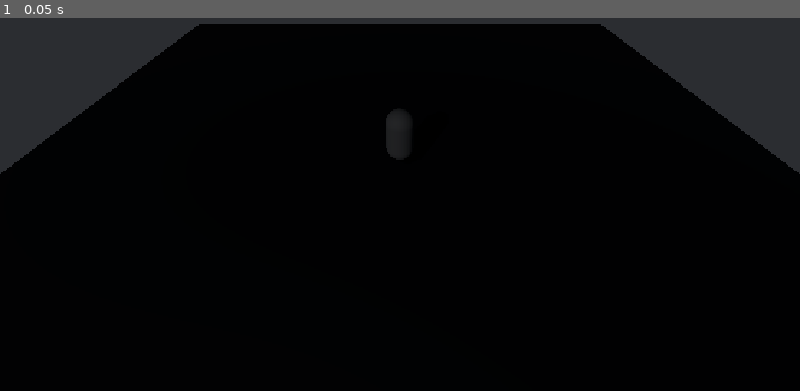
Above: before the commit, frame 1.
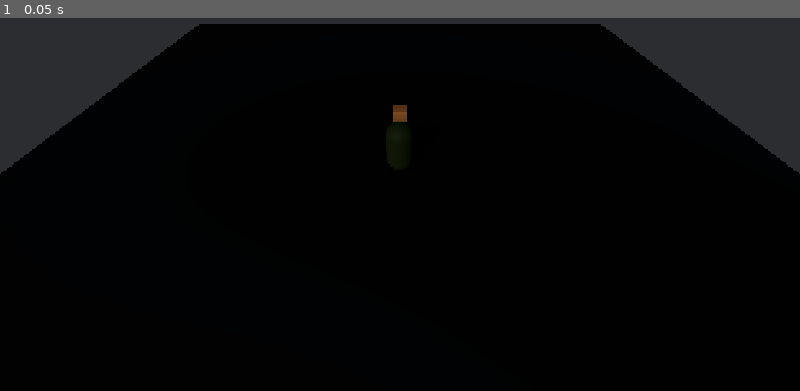
Above: after the commit, the same moment.

Repository: SofiaRubiano10/Zombivors_4to
Game: Godot game, scene res://zonas/zona_a.tscn
The game is run twice, just before and just after one commit, with the same random seed, the same clock (stepped at 60 frames per second) and the same inputs. This scene is started directly instead of the project's main scene.
Inputs:
- Up to frame 1 (0.05 s): no input

The runs differ from the first frame. In frame 1, 0.3% of the frame differs, in the area x 48-52%, y 23-38%.

Commit message:
Tarea C nivel 1: Cono de luz calida del zombi

Diff:
--- /dev/null
+++ b/scripts/luz_jugador.gd
@@ -0,0 +1,21 @@
+class_name LuzJugador
+extends SpotLight3D
+
+# En Zombivors es el cono cálido de visión del zombi hacia adelante
+@export var rango: float = 5.0 # Metros: alcance del cono de visión del concepto
+@export var altura: float = 1.2 # Metros sobre los pies del zombi
+
+func _ready() -> void:
+	position = Vector3(0.0, altura, 0.0)
+	spot_range = rango
+	spot_attenuation = 2.0 # Exponente 2 que modela la caída física 1/d^2
+	spot_angle = 35.0 # Apertura del cono hacia adelante (-Z)
+	light_color = Color("#D4A373") # Tono cálido de nuestra paleta
+	light_energy = 2.5 # Calculado: 0.1 * 5^2 = 2.5 para llegar con 0.1 a 5 m
+
+	# Prueba rápida de la función pura en consola:
+	print("--- Tarea C Nivel 1 (Juan Diego): LuzJugador y Atenuación 1/d^2 ---")
+	print("Atenuación a 1m: ", atenuacion(1.0), " | a 2m: ", atenuacion(2.0), " | a 4m: ", atenuacion(4.0))
+
+static func atenuacion(d: float, exponente: float = 2.0) -> float:
+	return 1.0 / pow(maxf(d, 0.0001), exponente)
--- a/zonas/zona_a.tscn
+++ b/zonas/zona_a.tscn
@@ -3,6 +3,7 @@
 [ext_resource type="Script" path="res://scripts/sistema_sol.gd" id="1_sistemasol"]
 [ext_resource type="Script" path="res://scripts/ciclo_dia.gd" id="2_ciclodia"]
 [ext_resource type="Script" path="res://scripts/fotometro.gd" id="3_fotometro"]
+[ext_resource type="Script" path="res://scripts/luz_jugador.gd" id="4_luzjugador"]
 
 [sub_resource type="Environment" id="Environment_1"]
 background_mode = 1
@@ -22,7 +23,20 @@
 material = SubResource("StandardMaterial3D_suelo")
 size = Vector3(30, 0.2, 30)
 
-[sub_resource type="CapsuleMesh" id="CapsuleMesh_4id6s"]
+[sub_resource type="StandardMaterial3D" id="StandardMaterial3D_zombi"]
+albedo_color = Color(0.341, 0.451, 0.212, 1)
+roughness = 0.6
+
+[sub_resource type="CapsuleMesh" id="CapsuleMesh_zombi"]
+material = SubResource("StandardMaterial3D_zombi")
+
+[sub_resource type="StandardMaterial3D" id="StandardMaterial3D_alimento"]
+albedo_color = Color(0.831, 0.639, 0.451, 1)
+roughness = 0.4
+
+[sub_resource type="BoxMesh" id="BoxMesh_alimento"]
+material = SubResource("StandardMaterial3D_alimento")
+size = Vector3(0.6, 0.6, 0.6)
 
 [node name="ZonaA" type="Node3D"]
 
@@ -55,9 +69,20 @@
 [node name="MeshInstance3D" type="MeshInstance3D" parent="Suelo"]
 mesh = SubResource("BoxMesh_suelo")
 
-[node name="CajaReferencia" type="MeshInstance3D" parent="."]
-transform = Transform3D(1, 0, 0, 0, 1, 0, 0, 0, 1, 0, 1.53198, 0)
-mesh = SubResource("CapsuleMesh_4id6s")
+[node name="Jugador" type="Node3D" parent="."]
+transform = Transform3D(1, 0, 0, 0, 1, 0, 0, 0, 1, 0, 1, 0)
+
+[node name="MeshInstance3D" type="MeshInstance3D" parent="Jugador"]
+mesh = SubResource("CapsuleMesh_zombi")
+
+[node name="LuzJugador" type="SpotLight3D" parent="Jugador"]
+transform = Transform3D(1, 0, 0, 0, 0.965926, 0.258819, 0, -0.258819, 0.965926, 0, 0.2, 0)
+shadow_enabled = true
+script = ExtResource("4_luzjugador")
+
+[node name="Alimento" type="MeshInstance3D" parent="."]
+transform = Transform3D(1, 0, 0, 0, 1, 0, 0, 0, 1, 0, 0.3, -3)
+mesh = SubResource("BoxMesh_alimento")
 
 [node name="Camera3D" type="Camera3D" parent="."]
 transform = Transform3D(1, 0, 0, 0, 0.707107, 0.707107, 0, -0.707107, 0.707107, 0, 8, 8)
